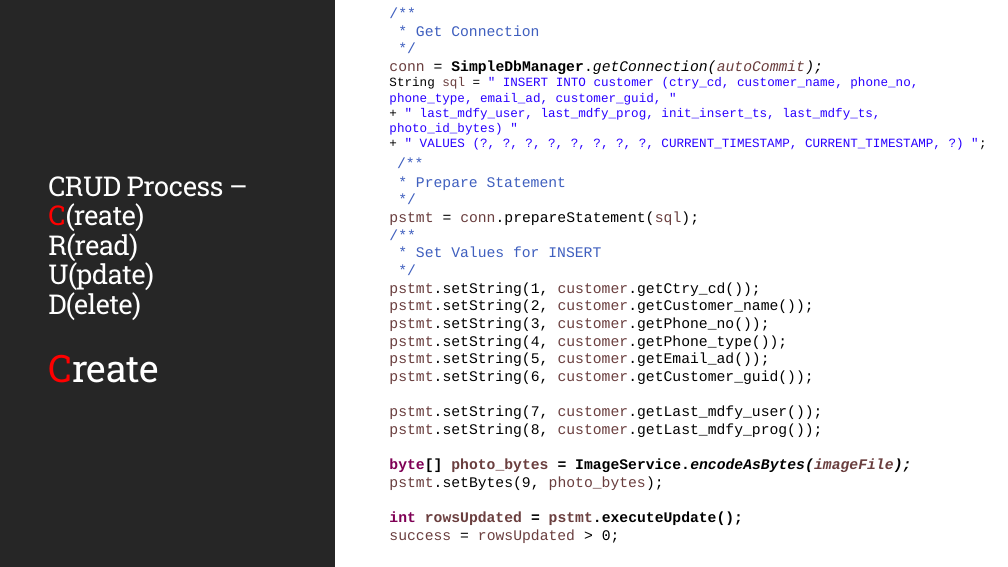
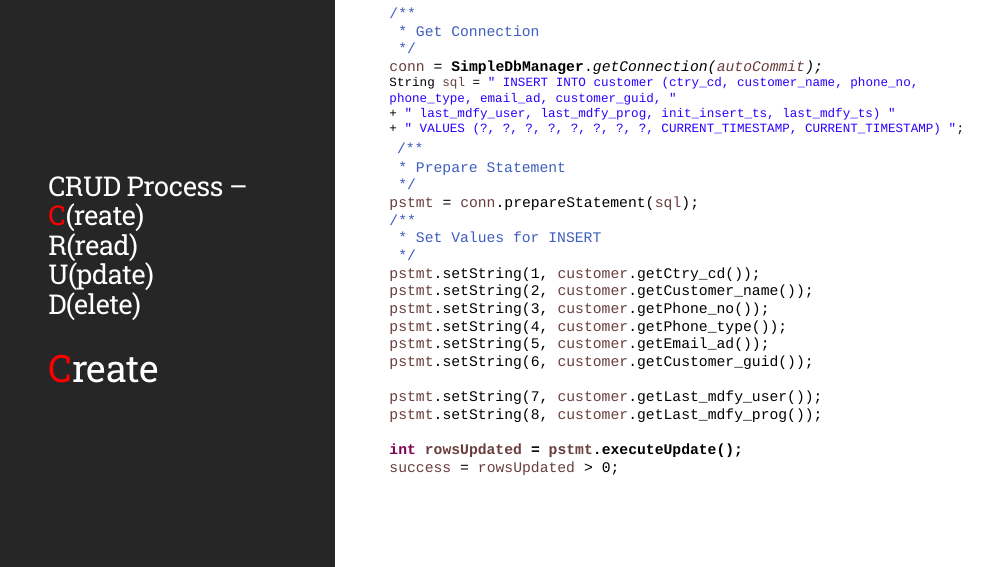
Before and after one commit to JSS-DEVCORE/JdbcExample, a slide deck: slide 12 of docs/JDBC-Insights.pptx. Drawn at 1008x567 pixels with LibreOffice and Linux fonts; fonts in the diff are those of the drawing. Boxes give left, top, right and bottom in pixels: in the first picture for what was removed or moved away, otherwise in the second. Text is boxed around its words. In the diff, an @@ line names an element or a change of style, - is before the commit and + after.

Commit message:
Customer Images in Separate Table

```diff
--- a/docs/JDBC-Insights.pptx
+++ b/docs/JDBC-Insights.pptx
@@ text at bbox=[420, 108, 941, 135]: text changed @@
-  + " last_mdfy_user, last_mdfy_prog, init_insert_ts, last_mdfy_ts, photo_id_bytes) "
-  + " VALUES (?, ?, ?, ?, ?, ?, ?, ?, CURRENT_TIMESTAMP, CURRENT_TIMESTAMP, ?) ";
+  + " last_mdfy_user, last_mdfy_prog, init_insert_ts, last_mdfy_ts) "
+  + " VALUES (?, ?, ?, ?, ?, ?, ?, ?, CURRENT_TIMESTAMP, CURRENT_TIMESTAMP) ";
@@ text at bbox=[389, 458, 911, 490]: paragraphs removed @@
-  byte[] photo_bytes = ImageService.encodeAsBytes(imageFile);
-  pstmt.setBytes(9, photo_bytes);
```
Also in this commit, not shown: 2 other slides changed, 1 slide added, 7 other files.
